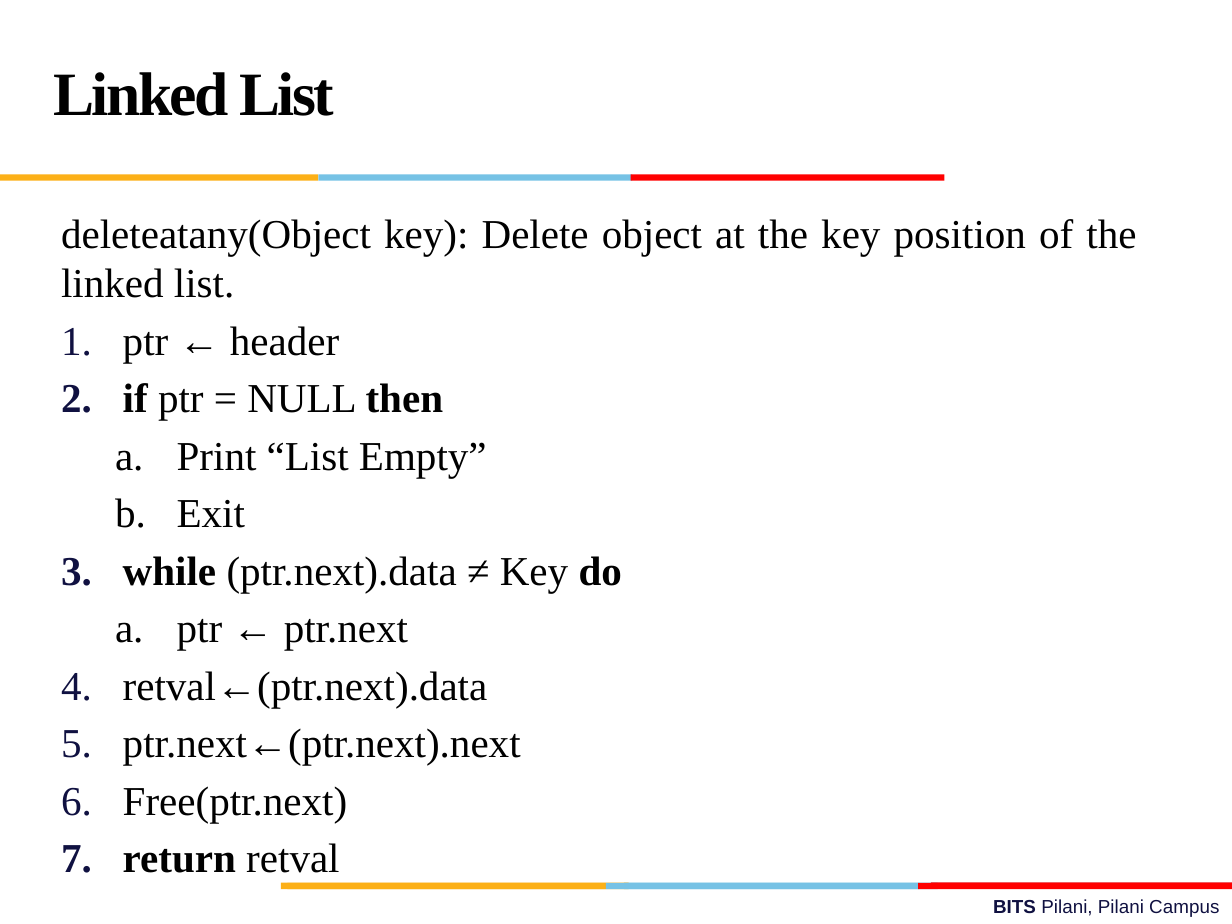
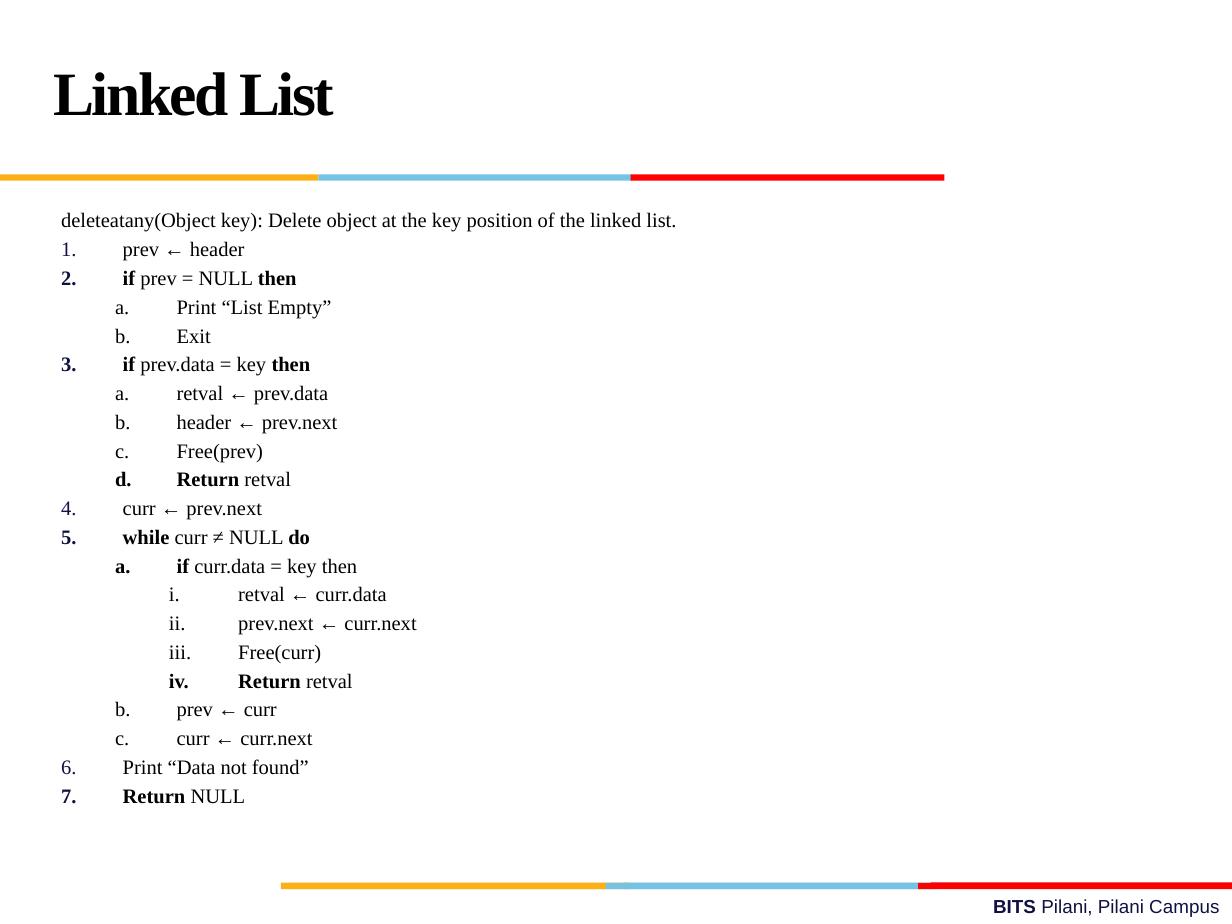
Before and after one commit to sagarchothani/BITS, a slide deck: slide 59 of Sem-1/Subjects/S2-23_SSZG519_Data Structures and Algorithms Design/Lectures CH/L2/L2_Elementary Data Structures.pptx. Drawn at 1232x924 pixels with LibreOffice and Linux fonts; fonts in the diff are those of the drawing; background and template pictures are left out. Boxes give left, top, right and bottom in pixels: in the first picture for what was removed or moved away, otherwise in the second. Text is boxed around its words. In the diff, an @@ line names an element or a change of style, - is before the commit and + after.

```diff
--- a/Sem-1/Subjects/S2-23_SSZG519_Data Structures and Algorithms Design/Lectures CH/L2/L2_Elementary Data Structures.pptx
+++ b/Sem-1/Subjects/S2-23_SSZG519_Data Structures and Algorithms Design/Lectures CH/L2/L2_Elementary Data Structures.pptx
@@ text at (61, 212, 676, 344): size 24 to 12 pt in "deleteatany(Object key): Delete object at the key ...", "Print “List Empty”", "Exit"; less space between paragraphs @@
@@ text at (123, 241, 297, 290): text changed; size 24 to 12 pt @@
-1. ptr ← header
-2. if ptr = NULL then
+1. prev ← header
+2. if prev = NULL then
@@ text at (123, 356, 416, 804): text changed; size 24 to 12 pt @@
-3. while (ptr.next).data ≠ Key do
-  a. ptr ← ptr.next
-4. retval←(ptr.next).data
-5. ptr.next←(ptr.next).next
-6. Free(ptr.next)
-7. return retval
+3. if prev.data = key then
+  a. retval ← prev.data
+  b. header ← prev.next
+  c. Free(prev)
+  d. Return retval
+4. curr ← prev.next
+5. while curr ≠ NULL do
+  a. if curr.data = key then
+    i. retval ← curr.data
+    ii. prev.next ← curr.next
+    iii. Free(curr)
+    iv. Return retval
+  b. prev ← curr
+  c. curr ← curr.next
+6. Print “Data not found”
+7. Return NULL
```
Also in this commit, not shown: 2 other slides changed, 2 slides added, 17 other files.
